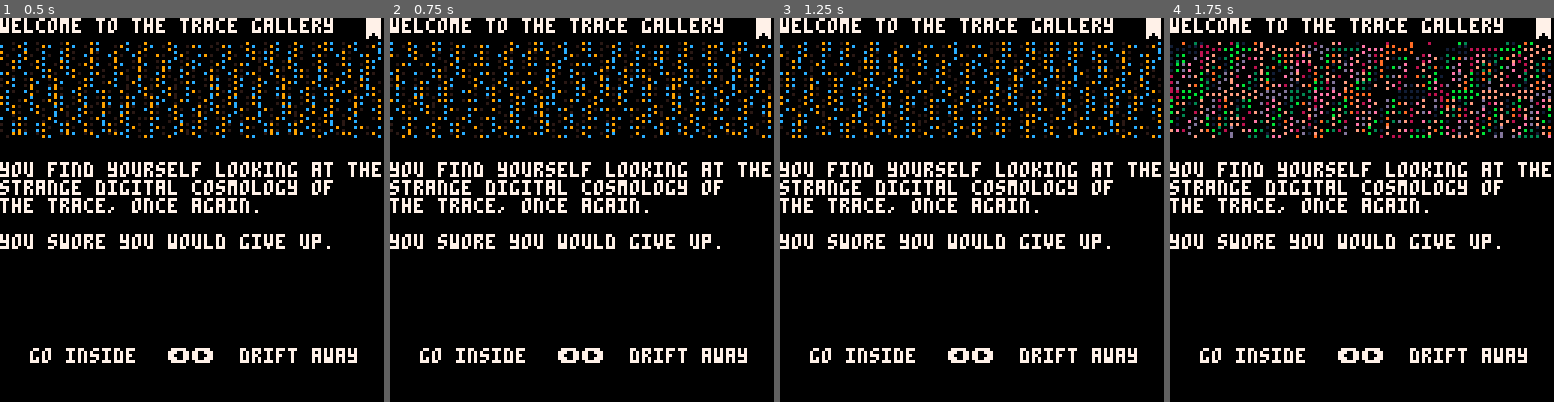
Above: before the commit, frames 1-4 (left to right).
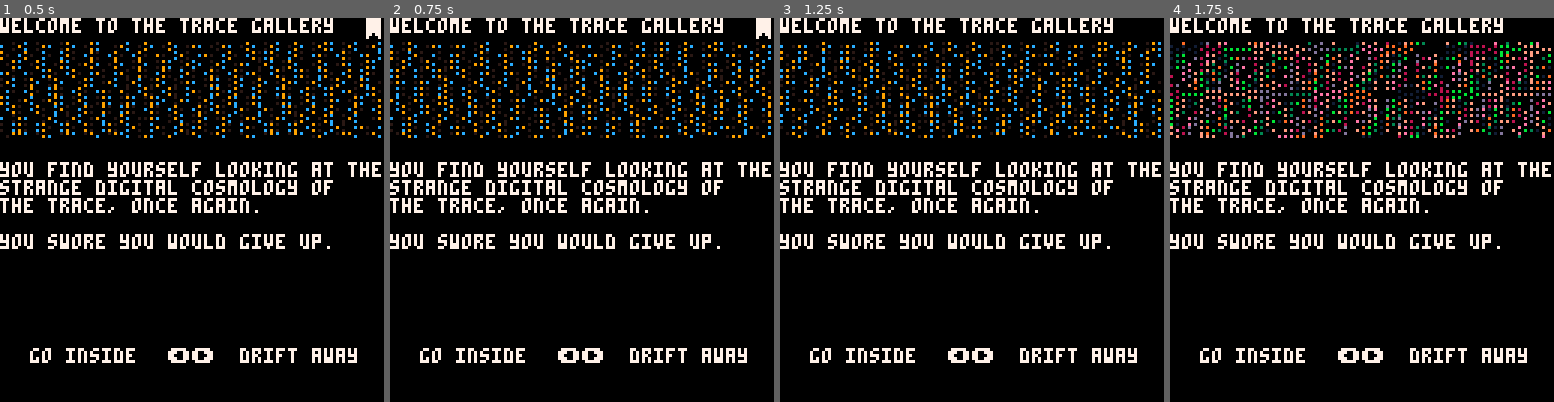
Above: after the commit, the same moments.

Repository: aebrer/pico8_carts
Game: PICO-8 cartridge games/the_trace/the_trace.p8
Same seed, same stepped clock (60 frames per second), same inputs: the game is played once before the commit and once after it.
Inputs:
- Up to frame 1 (0.5 s): tap X (X key) at 0.33 s
- Up to frame 2 (0.75 s): tap O (Z key) at 0.7 s
- Up to frame 3 (1.25 s): tap X (X key) at 1.07 s
- Up to frame 4 (1.75 s): hold Right from 1.6 s (still down); tap O (Z key) at 1.7 s

Frame 1 is identical in both runs. In frame 2, 4.8% of the frame differs, in the area x 0-100%, y 6-32%; in frame 3, 5.2%; in frame 4, 6.1%, in the area x 0-100%, y 0-32%.

Commit message:
added controls help in menu, and inventory

Diff:
--- a/games/the_trace/the_trace.p8
+++ b/games/the_trace/the_trace.p8
@@ -8,6 +8,7 @@
 -- - vfx that is a slice of the bg
 
 lib={} -- library of all pages: title,page
+inventory={} -- player inventory
 curr_page=nil -- current page
 prev_page=nil -- previous page
 bkmk=nil -- bookmark a page
@@ -21,7 +22,17 @@
 butt_pos[⬅️]={56,110}
 butt_pos[➡️]={64,110}
 
-
+menuitem(1, "display controls", function()
+ if(btnp(4) or btnp(5))local quit=true
+ while not quit do
+  cls()
+  print("press arrow keys to navigate",15)
+  print("press x/❎ to use bookmark",15)
+  print("press z/c/🅾️ to go to prev. page",15)
+  flip()
+ end
+ cls()
+end)
 
 -- logos
 v9_static = {}
@@ -73,8 +84,15 @@
  end
 
  -- set bookmark
- if(btnp(❎))bkmk=curr_page
- if(bkmk and btnp(🅾️))curr_page=bkmk;curr_page.i=false
+ if (bkmk and btnp(❎)) then
+  curr_page=bkmk
+  curr_page.i=false
+  bkmk=nil
+ elseif btnp(❎) then
+  bkmk=curr_page
+ end
+ if(prev_page and btnp(🅾️))curr_page=prev_page;curr_page.i=false;prev_page=nil
+
 
 end
 -->8
@@ -200,6 +218,18 @@
  poke(a,peek(a+2),peek(a-1)+(rnd(3)))
  end
 end
+
+function dither_noise()
+ for i=0,400do
+  pset(rnd(128),rnd(128),0)
+ end
+end
+
+function tear(page)
+ clip(rnd(20)+70,0,rnd(15)+5,128)
+ page.logo:draw()
+ clip()
+end
 -->8
 -- pages
 
@@ -223,11 +253,6 @@
 "\n"..
 "this is your last chance to stop.\n"
 )
-function dither_noise()
- for i=0,400do
- 	pset(rnd(128),rnd(128),0)
- end
-end
 --lib[tsp].vfx=dither_noise
 lib[tsp].vfx=glitch
 
@@ -239,22 +264,37 @@
 "far deeper than you realize\n"..
 "and invites you in\n"
 )
+lib[toc].vfx=tear
+
+-- another dead end
+ade="another dead end"
+lib[ade]=new_page(
+ade,
+"you didn't think it would\n"..
+"be that easy, did you?\n"
+)
+lib[ade].vfx=dither_noise
 
 -- choices
+
+function no_trace()
+ prev_page=nil
+ bkmk=nil
+end
 
 lib[title].choices[⬅️]=new_choice(
 "go inside",
 lib[tsp]
 )
 
-function cb(self)
+function seed_plus()
  curr_page.i=false
  curr_page.seed+=1
 end
 lib[title].choices[➡️]=new_choice(
 "drift away",
 nil,
-cb
+seed_plus
 )
 
 lib[tsp].choices[⬅️]=new_choice(
@@ -264,15 +304,32 @@
 
 lib[tsp].choices[➡️]=new_choice(
 "go on",
-lib[toc]
+lib[toc],
+no_trace
+)
+
+lib[toc].choices[⬇️]=new_choice(
+"look around",
+nil,
+function()
+ if rnd()>0.7 then
+  if(not inventory["blank card"])lib[toc].text = lib[toc].text.."\nyou find a small blank card\nand pocket it."
+  inventory["blank card"]=true
+ end
+ seed_plus()
+end
+)
+lib[toc].choices[⬅️]=new_choice(
+"go back",
+lib[ade]
 )
 
 
 __gfx__
 0000000000fffff000fffff000000000000000000000000000000000000000000000000000000000000000000000000000000000000000000000000000000000
-0000000000fffff000f000f000000000000000000000000000000000000000000000000000000000000000000000000000000000000000000000000000000000
-0070070000fffff000f000f000000000000000000000000000000000000000000000000000000000000000000000000000000000000000000000000000000000
-0007700000fffff000f000f000000000000000000000000000000000000000000000000000000000000000000000000000000000000000000000000000000000
+0000000000f7f7f000f000f000000000000000000000000000000000000000000000000000000000000000000000000000000000000000000000000000000000
+0070070000ff7ff000f000f000000000000000000000000000000000000000000000000000000000000000000000000000000000000000000000000000000000
+0007700000f7f7f000f000f000000000000000000000000000000000000000000000000000000000000000000000000000000000000000000000000000000000
 0007700000fffff000f0f0f000000000000000000000000000000000000000000000000000000000000000000000000000000000000000000000000000000000
 0070070000ff0ff000ff0ff000000000000000000000000000000000000000000000000000000000000000000000000000000000000000000000000000000000
 0000000000f000f000f000f000000000000000000000000000000000000000000000000000000000000000000000000000000000000000000000000000000000
